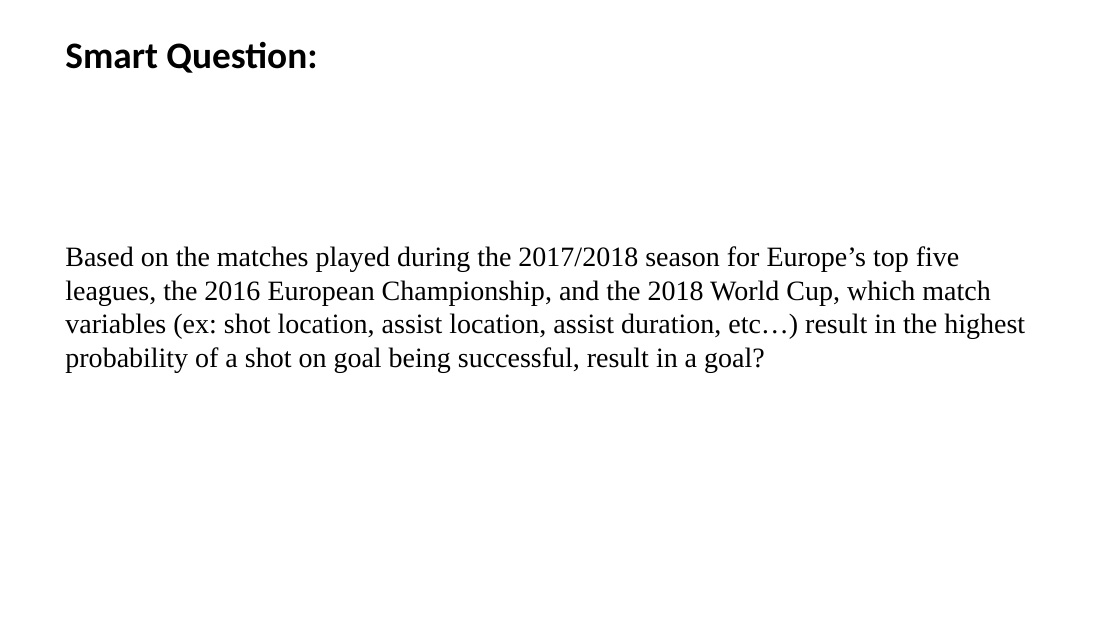
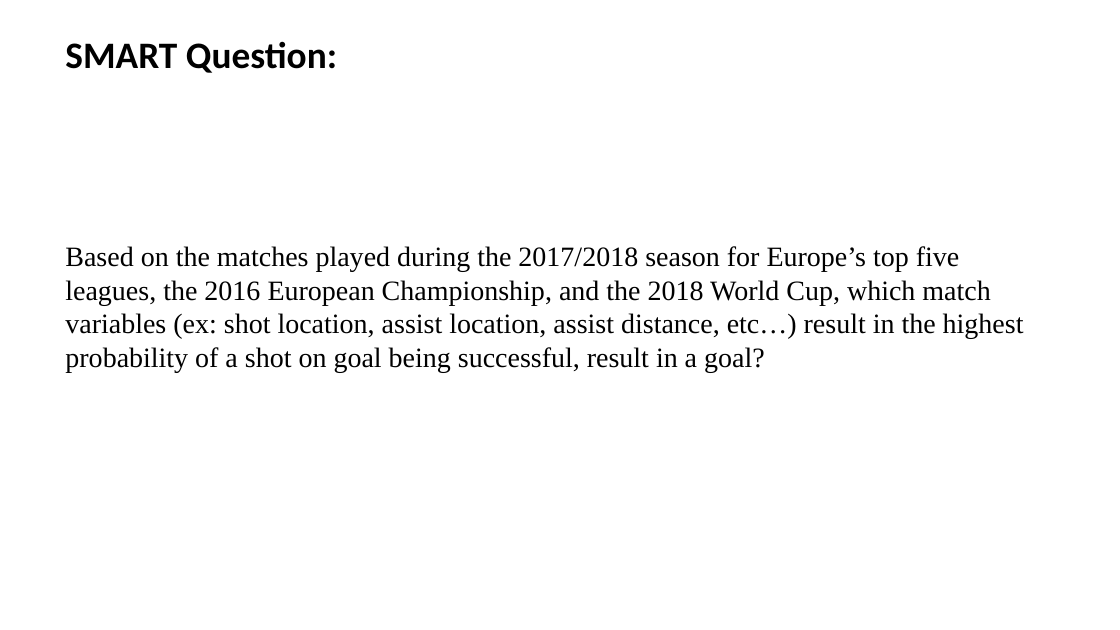
Before and after one commit to rmesina/T2_Codes-R-Us, a slide deck: slide 5 of midterm_project/Determining which variables contribute to likely hood of.pptx (slide 2 before the commit). Drawn at 1120x630 pixels with LibreOffice and Linux fonts; fonts in the diff are those of the drawing. Boxes give left, top, right and bottom in pixels: in the first picture for what was removed or moved away, otherwise in the second. Text is boxed around its words. In the diff, an @@ line names an element or a change of style, - is before the commit and + after.

Commit message:
ppt

```diff
--- a/midterm_project/Determining which variables contribute to likely hood of.pptx
+++ b/midterm_project/Determining which variables contribute to likely hood of.pptx
@@ text at <box>65,41,337,73</box>: text changed @@
-Smart Question:
+SMART Question:
@@ text at <box>65,246,1024,372</box>: text changed @@
-Based on the matches played during the 2017/2018 season for Europe’s top five leagues, the 2016 European Championship, and the 2018 World Cup, which match variables (ex: shot location, assist location, assist duration, etc…) result in the highest probability of a shot on goal being successful, result in a goal?
+Based on the matches played during the 2017/2018 season for Europe’s top five leagues, the 2016 European Championship, and the 2018 World Cup, which match variables (ex: shot location, assist location, assist distance, etc…) result in the highest probability of a shot on goal being successful, result in a goal?
```
Also in this commit, not shown: 2 other slides changed, 2 slides added, 3 slides removed, 9 other files.
